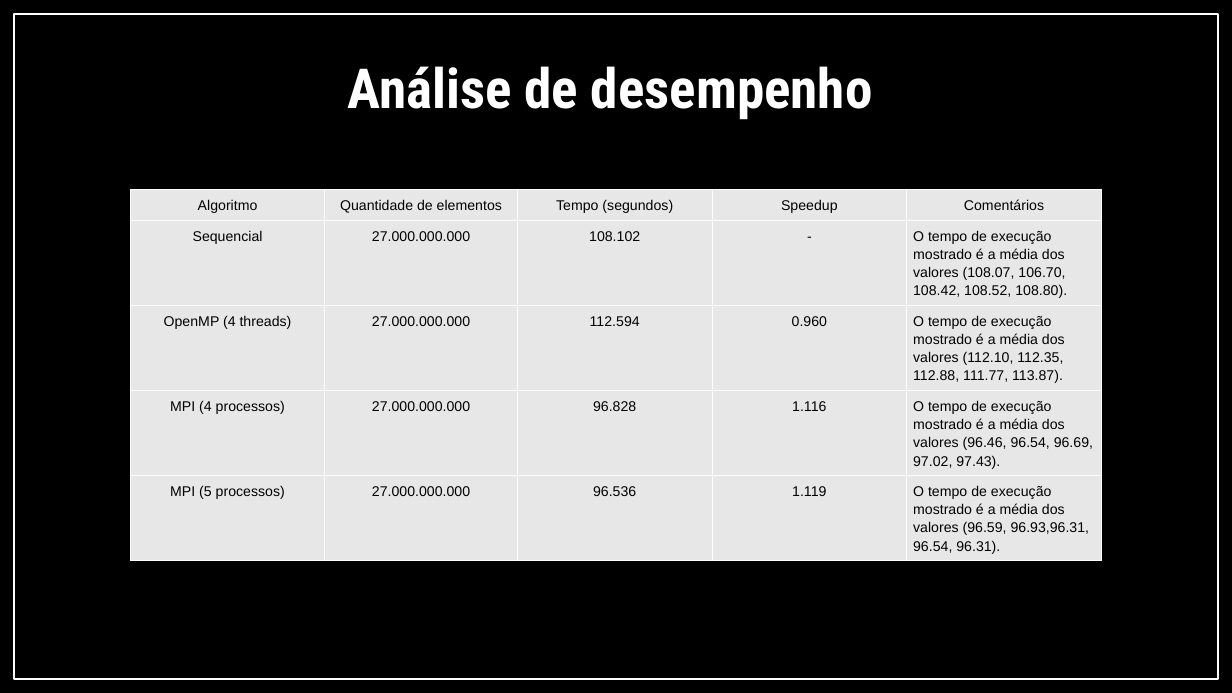
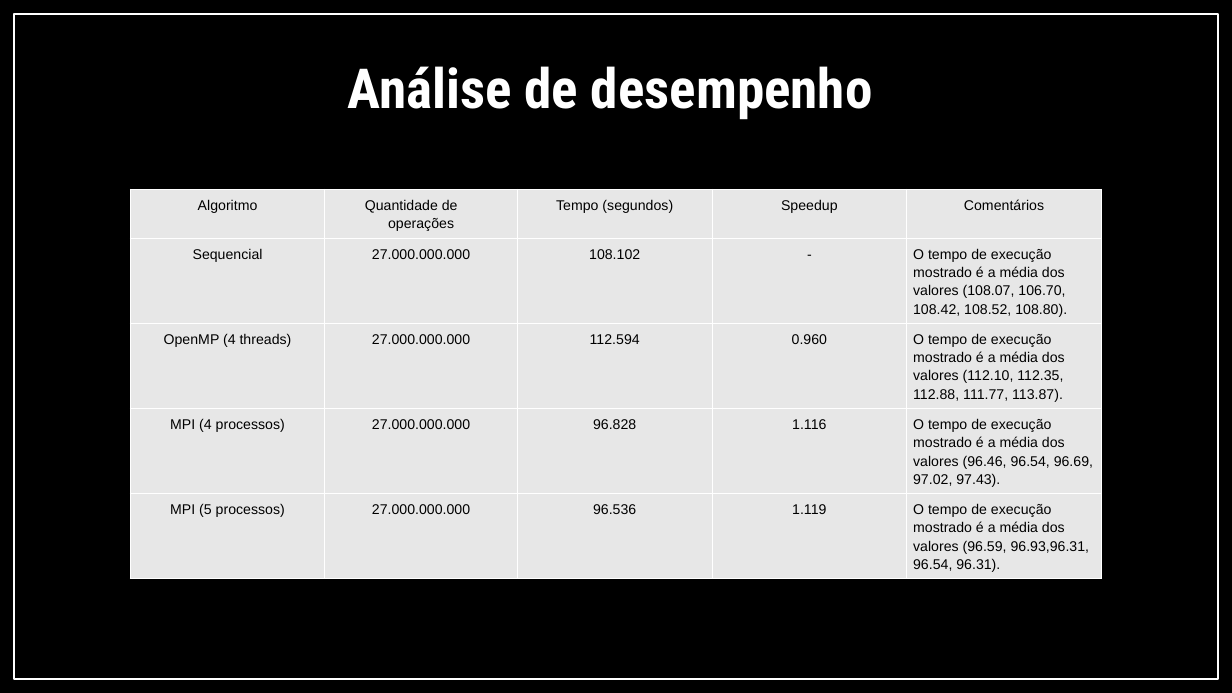
Before and after one commit to IgorTorquatto/Programacao_Concorrente, a slide deck: slide 12 of Projeto_Final/Implementação/Multiplicação_Matrizes.pptx. Drawn at 1232x693 pixels with LibreOffice and Linux fonts; fonts in the diff are those of the drawing. Boxes give left, top, right and bottom in pixels: in the first picture for what was removed or moved away, otherwise in the second. Text is boxed around its words. In the diff, an @@ line names an element or a change of style, - is before the commit and + after.

```diff
--- a/Projeto_Final/Implementação/Multiplicação_Matrizes.pptx
+++ b/Projeto_Final/Implementação/Multiplicação_Matrizes.pptx
@@ table at (x1=130, y1=189, x2=1102, y2=596) @@
-row 1, column 2: Quantidade de elementos
+row 1, column 2: Quantidade de operações
```
Also in this commit, not shown: 1 other slide changed, 1 other file.
